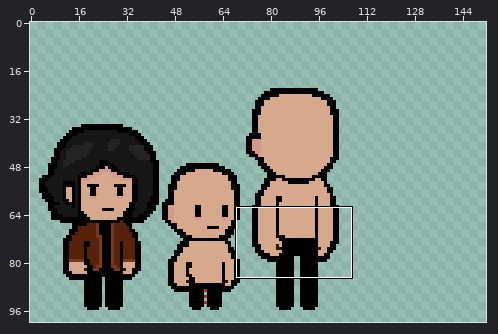
A pixel-art file gets an edit: ase_files/BASES.aseprite. The picture above shows the old version from afar; the outline marks the close-up.
Close-up. As it was:
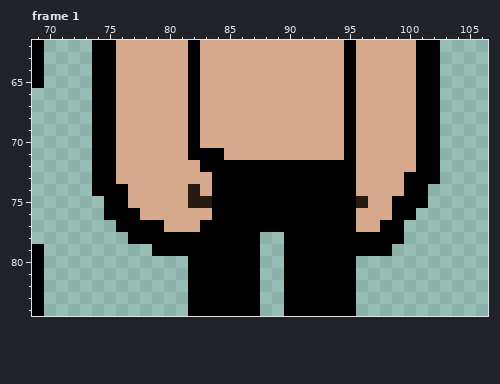
256x128 pixels, 2 frames. Shown: frame 1: x 69..106, y 62..84. The wide view leaves out empty margins. The commit also changed other frames or places, which this record leaves out.
After the commit:
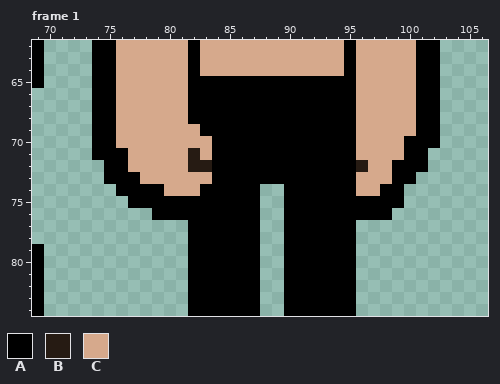
Palette (. is transparent): A #000000  B #261b13  C #d6a98c
What changed:
Frame 1, layer "ADULT":
y 65..68: x 83..94 CCCCCCCCCCCC -> AAAAAAAAAAAA
y 69: x 82..94 ACCCCCCCCCCCC -> CAAAAAAAAAAAA
y 70: x 82 A -> C; x 84..94 CCCCCCCCCCC -> AAAAAAAAAAA; x 100 C -> A
y 71: x 76 C -> A; x 82..83 AA -> BC; x 85..94 CCCCCCCCCC -> AAAAAAAAAA; x 100 C -> A; x 102 A -> .
y 72: x 74 A -> .; x 76 C -> A; x 82..83 CA -> BB; x 96 C -> B; x 99..100 CC -> AA; x 102 A -> .
y 73: x 74 A -> .; x 76..77 CC -> AA; x 99 C -> A; x 101..102 AA -> ..
y 74: x 74..75 AA -> ..; x 77..79 CCC -> AAA; x 82..83 BC -> CA; x 88..89 AA -> ..; x 98..101 CCAA -> AA..
y 75: x 75..83 AACCCCCBB -> ..AAAAAAA; x 88..89 AA -> ..; x 96..98 BCC -> AAA; x 100..101 AA -> ..
y 76: x 75..83 AAACCCCCC -> ....AAAAA; x 88..89 AA -> ..; x 96..100 CCCAA -> AAA..
y 77: x 76..82 AAAACCC -> ......A; x 88..89 AA -> ..; x 96..99 CCAA -> ....
y 78: x 77..81 AAAAA -> .....; x 96..99 AAAA -> ....
y 79: x 79..81 AAA -> ...; x 96..98 AAA -> ...
